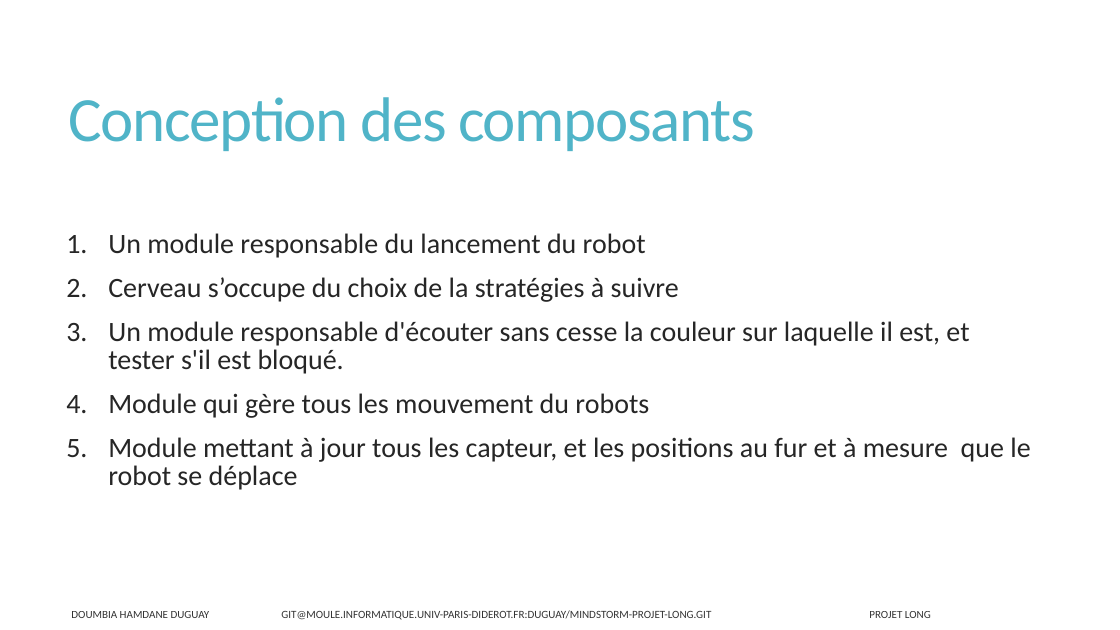
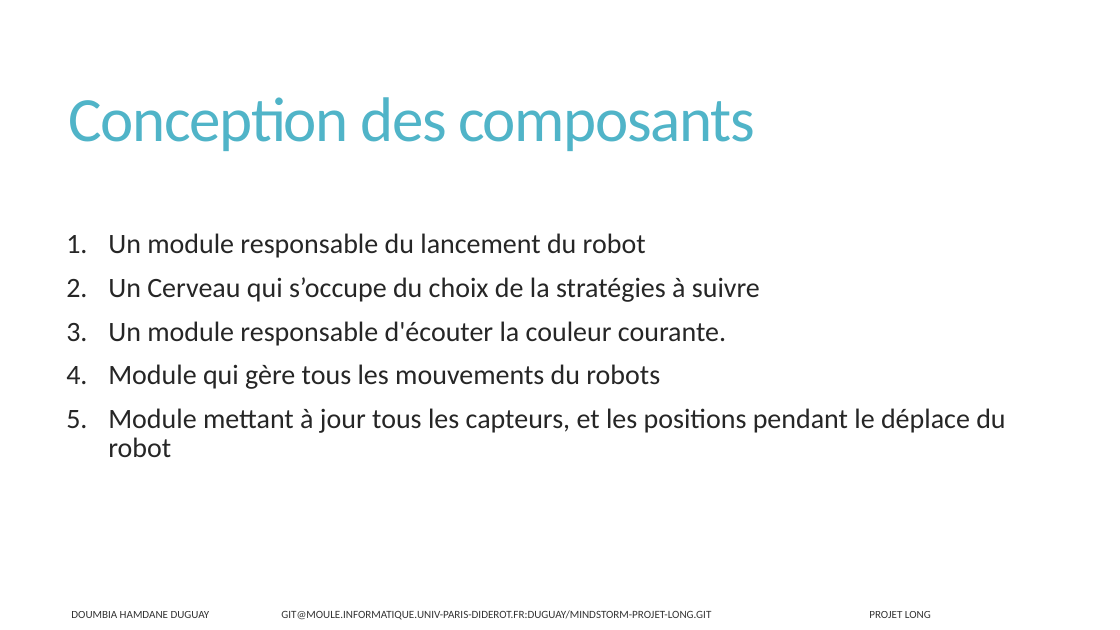
Before and after one commit to DoumbiaAmadou/mindstorm2014, a slide deck: slide 6 of Presentation_nxt.pptx. Drawn at 1120x630 pixels with LibreOffice and Linux fonts; fonts in the diff are those of the drawing. Boxes give left, top, right and bottom in pixels: in the first picture for what was removed or moved away, otherwise in the second. Text is boxed around its words. In the diff, an @@ line names an element or a change of style, - is before the commit and + after.

```diff
--- a/Presentation_nxt.pptx
+++ b/Presentation_nxt.pptx
@@ text at (x1=108, y1=277, x2=1005, y2=457): text changed @@
-2. Cerveau s’occupe du choix de la stratégies à suivre
-3. Un module responsable d'écouter sans cesse la couleur sur laquelle il est, et tester s'il est bloqué.
-4. Module qui gère tous les mouvement du robots
-5. Module mettant à jour tous les capteur, et les positions au fur et à mesure que le robot se déplace
+2. Un Cerveau qui s’occupe du choix de la stratégies à suivre
+3. Un module responsable d'écouter la couleur courante.
+4. Module qui gère tous les mouvements du robots
+5. Module mettant à jour tous les capteurs, et les positions pendant le déplace du robot
```
Also in this commit, not shown: 4 other slides changed, 1 other file.
